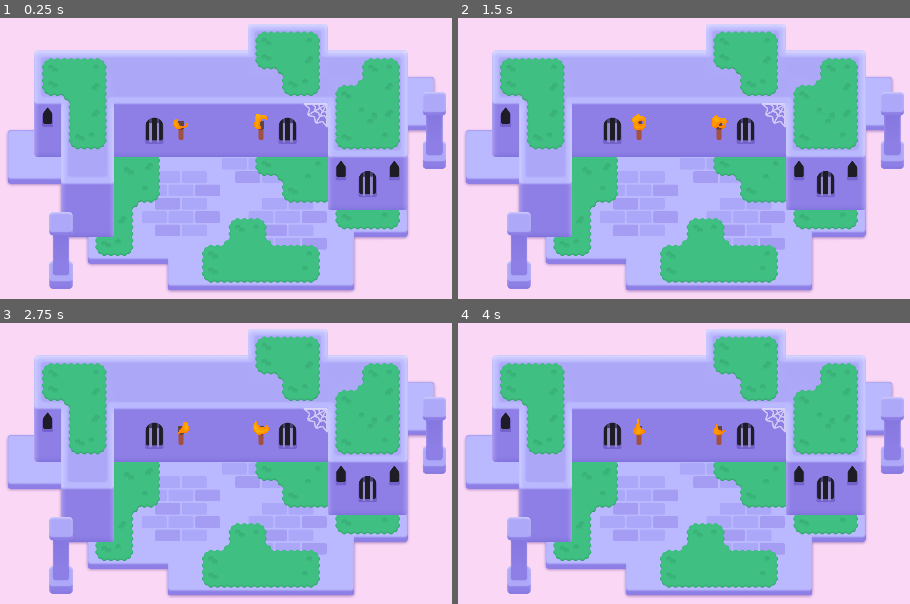
Above: before the commit, frames 1-4 (two rows, left to right).
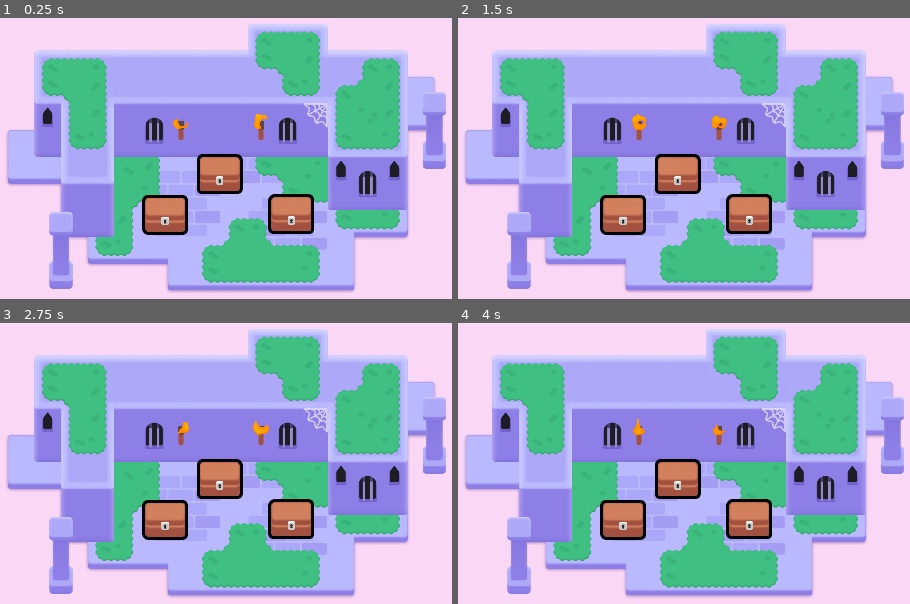
Above: after the commit, the same moments.

Repository: mel0327/2d-GameDev-course
Game: Godot game, scene res://lessons/mini_dungeon.tscn
Two runs of this game, one before a commit and one after it. Both use one fixed random seed, a clock stepped at 60 frames per second and the inputs below.
Inputs (mouse positions are in pixels of both pictures, inside the frame that each line leads up to):
- Up to frame 1 (0.25 s): no input
- Up to frame 2 (1.5 s): tap Enter at 0.5 s; move the mouse to (855, 152) at 0.52 s; press the mouse at (855, 152) at 0.53 s; hold D (move_right) 0.53-1.28 s; tap Space at 0.77 s; move the mouse to (516, 197) at 1.27 s; release the mouse at (516, 197) at 1.28 s; hold S (move_down) from 1.28 s (still down); right-click (516, 197) at 1.35 s; click (516, 197) at 1.42 s
- Up to frame 3 (2.75 s): tap Space at 1.52 s; move the mouse to (302, 382) at 2.02 s; release S (move_down) at 2.03 s; hold D (move_right) from 2.03 s (still down); tap Z at 2.1 s; click (302, 382) at 2.17 s
- Up to frame 4 (4 s): move the mouse to (638, 570) at 2.77 s; release D (move_right) at 2.78 s; hold W (move_up) 2.78-3.53 s; click (638, 570) at 2.85 s; tap Space at 3.02, 3.77 s; move the mouse to (outside the picture) at 3.52 s; hold A (move_left) from 3.53 s (still down); hold Right mouse button (right_click) from 3.53 s (still down); click (outside the picture) at 3.67 s

The runs differ from the first frame. In frame 1, 4.3% of the frame differs, in the area x 31-70%, y 48-78%; in frame 2, 4.3%; in frame 3, 4.3%; in frame 4, 4.3%.

Commit message:
M6 L3 P1+P2

Diff:
--- /dev/null
+++ b/M06.looting_workbook/lessons/chest/chest.gd
@@ -0,0 +1,19 @@
+extends Area2D
+
+@onready var canvas_group: CanvasGroup= $CanvasGroup
+
+func _ready() -> void:
+	mouse_entered.connect(_on_mouse_entered)
+	mouse_exited.connect(_on_mouse_exited)
+	canvas_group.material.set_shader_parameter("line_thickness", 3.0)
+
+func set_outline_thickness(new_thickness: float) -> void:
+	canvas_group.material.set_shader_parameter("line_thickness", new_thickness)
+
+func _on_mouse_entered() -> void:
+	var tween := create_tween()
+	tween.tween_method(set_outline_thickness, 3.0, 6.0, 0.08)
+
+func _on_mouse_exited() -> void:
+	var tween := create_tween()
+	tween.tween_method(set_outline_thickness, 6.0, 3.0, 0.08)
--- a/M06.looting_workbook/lessons/chest/chest.tscn
+++ b/M06.looting_workbook/lessons/chest/chest.tscn
@@ -1,6 +1,7 @@
-[gd_scene load_steps=7 format=3 uid="uid://stvkjhwvfcjg"]
+[gd_scene load_steps=8 format=3 uid="uid://stvkjhwvfcjg"]
 
 [ext_resource type="Shader" path="res://lessons/chest/group_outline.gdshader" id="1_ie77a"]
+[ext_resource type="Script" path="res://lessons/chest/chest.gd" id="1_wtti3"]
 [ext_resource type="Texture2D" uid="uid://c3hwsm5ugp8qw" path="res://lessons/chest/bottom.png" id="2_6ccvi"]
 [ext_resource type="Texture2D" uid="uid://bnem1cahhoxdk" path="res://lessons/chest/top.png" id="3_glb55"]
 [ext_resource type="Texture2D" uid="uid://bu2jin246nel5" path="res://lessons/chest/lock.png" id="4_hootk"]
@@ -9,12 +10,14 @@
 size = Vector2(98, 81)
 
 [sub_resource type="ShaderMaterial" id="ShaderMaterial_y4864"]
+resource_local_to_scene = true
 shader = ExtResource("1_ie77a")
 shader_parameter/line_color = Color(0, 0, 0, 1)
 shader_parameter/line_thickness = 4.0
 shader_parameter/viewport_scale = Vector2(1, 1)
 
 [node name="Chest" type="Area2D"]
+script = ExtResource("1_wtti3")
 
 [node name="CollisionShape2D" type="CollisionShape2D" parent="."]
 visible = false
--- a/M06.looting_workbook/lessons/mini_dungeon.tscn
+++ b/M06.looting_workbook/lessons/mini_dungeon.tscn
@@ -6,6 +6,7 @@
 [ext_resource type="Texture2D" uid="uid://c1rgncfgjxefj" path="res://assets/dungeon/pillar.png" id="4_gq228"]
 [ext_resource type="Texture2D" uid="uid://l0y1k1obencd" path="res://assets/dungeon/spider_web.png" id="5_ywba7"]
 [ext_resource type="PackedScene" uid="uid://eundh35r605v" path="res://assets/torch/torch.tscn" id="6_fokey"]
+[ext_resource type="PackedScene" uid="uid://stvkjhwvfcjg" path="res://lessons/chest/chest.tscn" id="7_5p0pr"]
 
 [sub_resource type="TileSetAtlasSource" id="TileSetAtlasSource_6s4s5"]
 texture = ExtResource("1_sym7n")
@@ -321,3 +322,12 @@
 mouse_filter = 2
 color = Color(0.977546, 0.842183, 0.960847, 1)
 metadata/_edit_lock_ = true
+
+[node name="Chest" parent="." instance=ExtResource("7_5p0pr")]
+position = Vector2(573, 240)
+
+[node name="Chest2" parent="." instance=ExtResource("7_5p0pr")]
+position = Vector2(442, 337)
+
+[node name="Chest3" parent="." instance=ExtResource("7_5p0pr")]
+position = Vector2(745, 336)
--- a/M06.looting_workbook/practices/L3.P1.hover_the_balloon/balloon_hover.gd
+++ b/M06.looting_workbook/practices/L3.P1.hover_the_balloon/balloon_hover.gd
@@ -6,16 +6,21 @@
 
 func _ready() -> void:
 	set_outline_thickness(5.0)
+	mouse_entered.connect(_on_mouse_entered)
+	mouse_exited.connect(_on_mouse_exited)
+	canvas_group.material.set_shader_parameter("line_thickness", 5.0)
 
 
 func set_outline_thickness(new_thickness: float) -> void:
 	if canvas_group_has_material:
 		canvas_group.material.set_shader_parameter("line_thickness", new_thickness)
 
-
 func _on_mouse_entered() -> void:
-	pass
-
+	var tween := create_tween()
+	tween.tween_method(set_outline_thickness, 5.0, 10.0, 0.0)
+	set_outline_thickness(10.0)
 
 func _on_mouse_exited() -> void:
-	pass
+	var tween := create_tween()
+	tween.tween_method(set_outline_thickness, 10.0, 5.0, 0.0)
+	set_outline_thickness(5.0)
--- a/M06.looting_workbook/practices/L3.P1.hover_the_balloon/balloon_hover.tscn
+++ b/M06.looting_workbook/practices/L3.P1.hover_the_balloon/balloon_hover.tscn
@@ -1,8 +1,9 @@
-[gd_scene load_steps=5 format=3]
+[gd_scene load_steps=6 format=3 uid="uid://bvu1i3x25ktf8"]
 
 [ext_resource type="Script" path="res://practices/L3.P1.hover_the_balloon/balloon_hover.gd" id="1_vlnte"]
-[ext_resource type="Texture2D" path="res://practices/L3.P1.hover_the_balloon/balloon_tail.png" id="2_vuggf"]
-[ext_resource type="Texture2D" path="res://practices/L3.P1.hover_the_balloon/balloon_top.png" id="3_ora8m"]
+[ext_resource type="Material" uid="uid://mu3l3tnidk6h" path="res://practices/L3.P2.sting_the_balloon/material.tres" id="2_skh2g"]
+[ext_resource type="Texture2D" uid="uid://cf487car4l5gm" path="res://practices/L3.P1.hover_the_balloon/balloon_tail.png" id="2_vuggf"]
+[ext_resource type="Texture2D" uid="uid://b1adpk1vpdh7r" path="res://practices/L3.P1.hover_the_balloon/balloon_top.png" id="3_ora8m"]
 
 [sub_resource type="CapsuleShape2D" id="CapsuleShape2D_cs4t6"]
 radius = 47.0
@@ -19,6 +20,7 @@
 shape = SubResource("CapsuleShape2D_cs4t6")
 
 [node name="CanvasGroup" type="CanvasGroup" parent="."]
+material = ExtResource("2_skh2g")
 position = Vector2(0, 33)
 
 [node name="Tail" type="Sprite2D" parent="CanvasGroup"]
--- a/M06.looting_workbook/practices/L3.P1.hover_the_balloon/hover_the_balloon.tscn
+++ b/M06.looting_workbook/practices/L3.P1.hover_the_balloon/hover_the_balloon.tscn
@@ -1,16 +1,11 @@
-[gd_scene load_steps=3 format=3]
+[gd_scene load_steps=2 format=3 uid="uid://dv4qxnrysvmi7"]
 
-[ext_resource type="PackedScene" path="res://practices/L3.P1.hover_the_balloon/balloon_hover.tscn" id="1_biewv"]
-[ext_resource type="Script" path="res://practices/L3.P1.hover_the_balloon/balloon_hover.gd" id="2_mo74b"]
+[ext_resource type="PackedScene" uid="uid://bvu1i3x25ktf8" path="res://practices/L3.P1.hover_the_balloon/balloon_hover.tscn" id="1_biewv"]
 
 [node name="HoverTheBalloon" type="Node2D"]
 metadata/_edit_horizontal_guides_ = []
 
-[node name="BalloonHover" type="Area2D" parent="." instance=ExtResource("1_biewv")]
-position = Vector2(960, 540)
-collision_layer = 2
-collision_mask = 0
-script = ExtResource("2_mo74b")
+[node name="BalloonHover" parent="." instance=ExtResource("1_biewv")]
 
 [node name="ExtraVisuals" type="Node" parent="."]
 
--- a/M06.looting_workbook/practices/L3.P2.sting_the_balloon/balloon_sting.gd
+++ b/M06.looting_workbook/practices/L3.P2.sting_the_balloon/balloon_sting.gd
@@ -2,8 +2,8 @@
 
 
 func _ready() -> void:
-	pass
+	mouse_entered.connect(_on_mouse_entered)
 
 
 func _on_mouse_entered() -> void:
-	pass
+	queue_free()
--- a/M06.looting_workbook/practices/L3.P2.sting_the_balloon/material.tres
+++ b/M06.looting_workbook/practices/L3.P2.sting_the_balloon/material.tres
@@ -1,9 +1,9 @@
 [gd_resource type="ShaderMaterial" load_steps=2 format=3 uid="uid://mu3l3tnidk6h"]
 
-[ext_resource type="Shader" path="res://practices/L3.P2.sting_the_balloon/group_outline.gdshader" id="1_4gimc"]
+[ext_resource type="Shader" path="res://practices/L3.P1.hover_the_balloon/group_outline.gdshader" id="1_utn8m"]
 
 [resource]
-shader = ExtResource("1_4gimc")
+shader = ExtResource("1_utn8m")
 shader_parameter/line_color = Color(0, 0, 0, 1)
 shader_parameter/line_thickness = 5.0
 shader_parameter/viewport_scale = Vector2(1, 1)
--- a/M06.looting_workbook/practices/L3.P2.sting_the_balloon/sting_the_balloon.tscn
+++ b/M06.looting_workbook/practices/L3.P2.sting_the_balloon/sting_the_balloon.tscn
@@ -1,16 +1,11 @@
-[gd_scene load_steps=3 format=3]
+[gd_scene load_steps=2 format=3 uid="uid://cwics00x7eg8u"]
 
 [ext_resource type="PackedScene" path="res://practices/L3.P2.sting_the_balloon/balloon_sting.tscn" id="1_cq1j7"]
-[ext_resource type="Script" path="res://practices/L3.P2.sting_the_balloon/balloon_sting.gd" id="2_hngyr"]
 
 [node name="StingTheBalloon" type="Node2D"]
 metadata/_edit_horizontal_guides_ = []
 
-[node name="BalloonSting" type="Area2D" parent="." instance=ExtResource("1_cq1j7")]
-position = Vector2(960, 540)
-collision_layer = 2
-collision_mask = 0
-script = ExtResource("2_hngyr")
+[node name="BalloonSting" parent="." instance=ExtResource("1_cq1j7")]
 
 [node name="ExtraVisuals" type="Node" parent="."]
 
--- a/M06.looting_workbook/project.godot
+++ b/M06.looting_workbook/project.godot
@@ -16,6 +16,11 @@
 config/features=PackedStringArray("4.2", "Forward Plus")
 config/icon="res://icon_looting.png"
 
+[autoload]
+
+UITestPanel="*res://addons/gdquest_practice_framework/tester/ui_test_panel.tscn"
+Metadata="*res://addons/gdquest_practice_framework/practice_solutions/metadata.gd"
+
 [display]
 
 window/size/viewport_width=1920
@@ -24,6 +29,10 @@
 window/size/window_width_override=1152
 window/size/window_height_override=648
 window/stretch/mode="canvas_items"
+
+[editor_plugins]
+
+enabled=PackedStringArray("res://addons/gdquest_practice_framework/plugin.cfg")
 
 [input]
 
Not shown, changed: M06.looting_workbook/addons/gdquest_practice_framework/practice_solutions/L3.P2.sting_the_balloon/material.tres
Not shown: 1 places in M06.looting_workbook/lessons/mini_dungeon.tscn that only renumber resources
